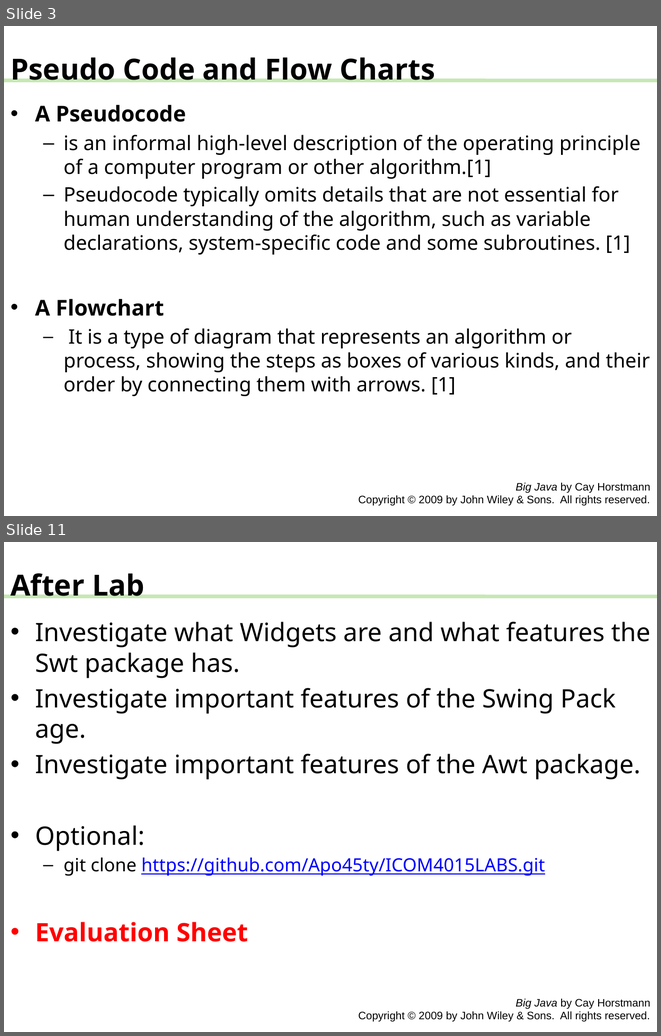
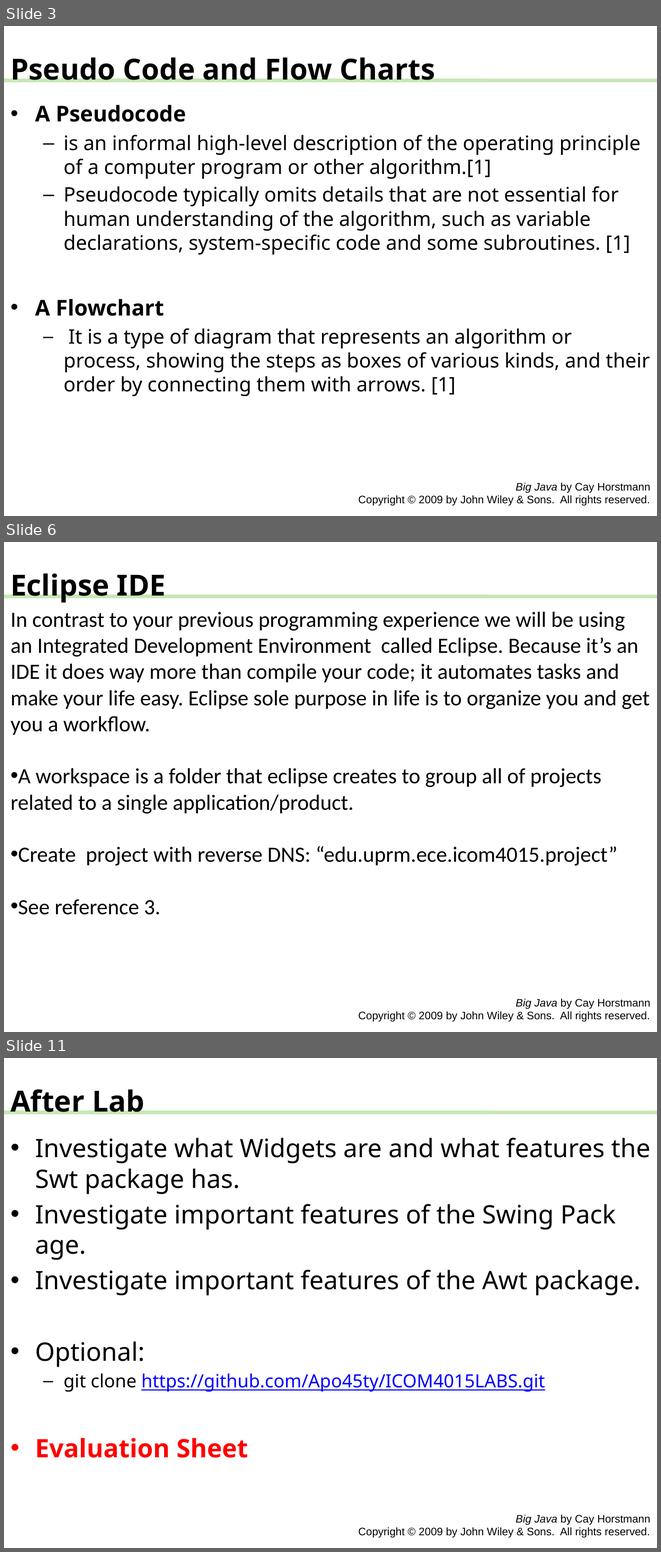
Before and after one commit to Apo45ty/ICOM4015LABS, a slide deck: Laboratory_01/presentation.pptx. Shown one above the other, each under a label of ours: slides 3 and 11 before the commit, slides 3, 6 and 11 after it; the slides between them are not shown. The pictures are 661x1036 and 661x1552 pixels, drawn with LibreOffice and Linux fonts; fonts in the diff are those of the drawing. Boxes give left, top, right and bottom in pixels: in the first picture for what was removed or moved away, otherwise in the second. Text is boxed around its words. In the diff, an @@ line names an element or a change of style, - is before the commit and + after.

```diff
--- a/Laboratory_01/presentation.pptx
+++ b/Laboratory_01/presentation.pptx
@@ slide 6 added at (4,542,657,1032), background #FFFFFF; not listed: 2 template elements that a slide beside it also shows @@
@@ text added at (10,573,166,602), 32 pt, text #000000, bold @@
+Eclipse IDE
@@ text added at (10,611,650,915), 24 pt, text #000000 @@
+In contrast to your previous programming experience we will be using an Integrated Development Environment called Eclipse. Because it’s an IDE it does way more than compile your code; it automates tasks and make your life easy. Eclipse sole purpose in life is to organize you and get you a workflow.
+• A workspace is a folder that eclipse creates to group all of projects related to a single application/product.
+• Create project with reverse DNS: “edu.uprm.ece.icom4015.project”
+• See reference 3.
```
Also in this commit, not shown: 7 slides changed, 1 slide removed.
